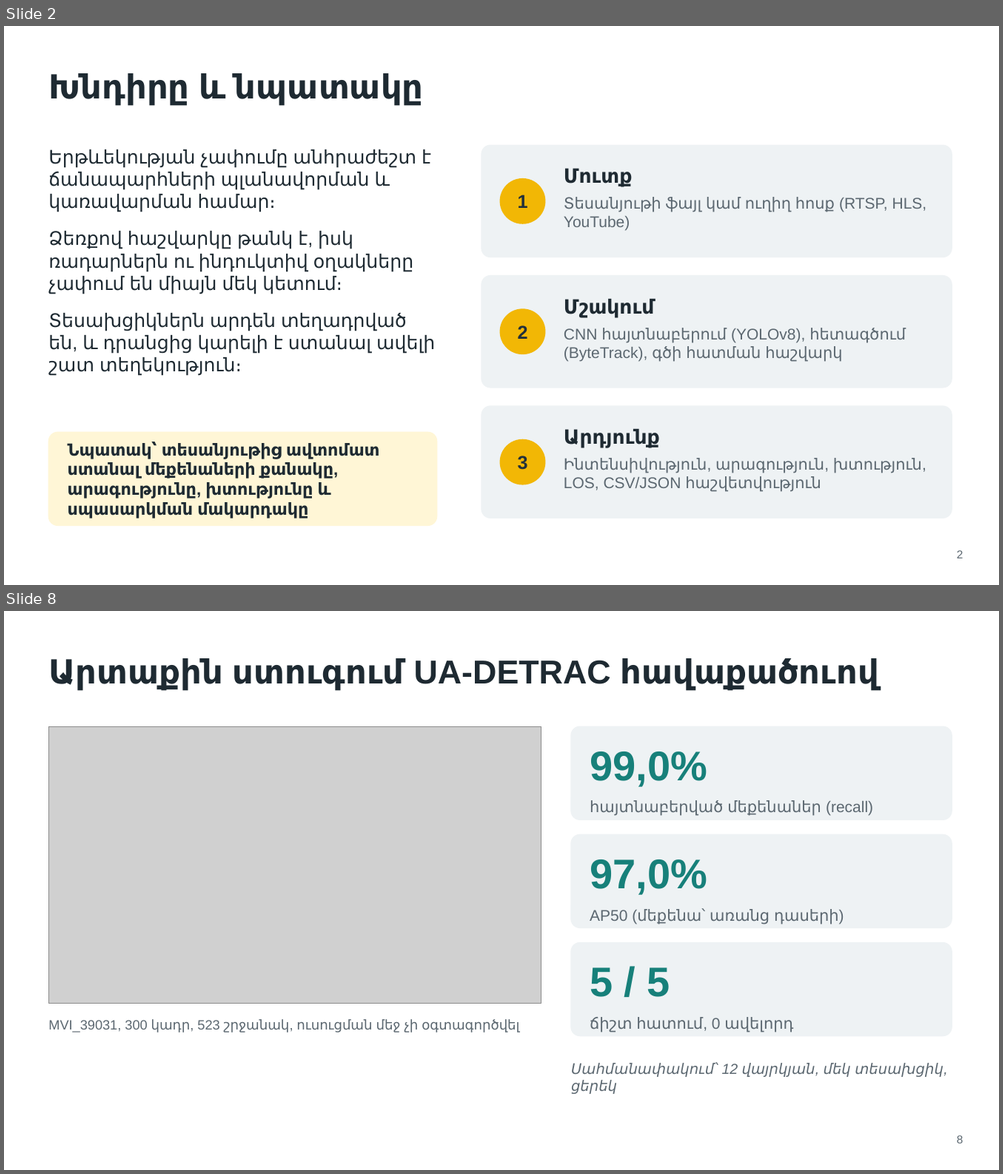
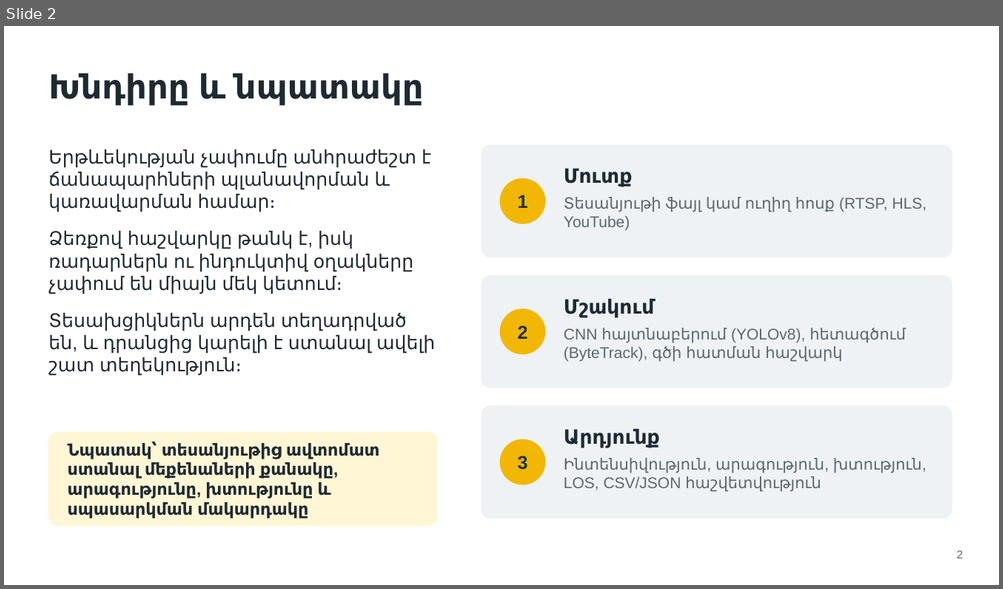
Before and after one commit to marrr862/traffic-cnn, a slide deck: thesis/presentation/DEFENSE.pptx. Shown one above the other, each under a label of ours: slides 2 and 8 before the commit, slide 2 after it; the slides between them are not shown. The pictures are 1003x1174 and 1003x589 pixels, drawn with LibreOffice and Linux fonts; fonts in the diff are those of the drawing; grey boxes stand for pictures. Boxes give left, top, right and bottom in pixels: in the first picture for what was removed or moved away, otherwise in the second. Text is boxed around its words. In the diff, an @@ line names an element or a change of style, - is before the commit and + after.

```diff
--- a/thesis/presentation/DEFENSE.pptx
+++ b/thesis/presentation/DEFENSE.pptx
@@ slide 8 removed at bbox=[4, 611, 999, 1170], background #FFFFFF @@
@@ title removed at bbox=[48, 658, 879, 691] @@
-Արտաքին ստուգում UA-DETRAC հավաքածուով
@@ picture removed at bbox=[48, 726, 541, 1003] @@
@@ rounded rectangle removed at bbox=[571, 726, 951, 820] @@
@@ text removed at bbox=[589, 752, 707, 787] @@
-99,0%
@@ text removed at bbox=[589, 800, 873, 816] @@
-հայտնաբերված մեքենաներ (recall)
@@ rounded rectangle removed at bbox=[571, 834, 951, 928] @@
@@ text removed at bbox=[589, 860, 707, 895] @@
-97,0%
@@ text removed at bbox=[589, 908, 838, 925] @@
-AP50 (մեքենա՝ առանց դասերի)
@@ rounded rectangle removed at bbox=[571, 943, 951, 1037] @@
@@ text removed at bbox=[589, 968, 670, 997] @@
-5 / 5
@@ text removed at bbox=[48, 1019, 519, 1033] @@
-MVI_39031, 300 կադր, 523 շրջանակ, ուսուցման մեջ չի օգտագործվել
@@ text removed at bbox=[589, 1017, 793, 1033] @@
-ճիշտ հատում, 0 ավելորդ
@@ text removed at bbox=[571, 1062, 943, 1094] @@
-Սահմանափակում՝ 12 վայրկյան, մեկ տեսախցիկ, ցերեկ
@@ page number removed at bbox=[956, 1136, 963, 1144] @@
-8
```
Also in this commit, not shown: 6 slides changed, 8 slides added, 3 other slides removed, 15 other files.
